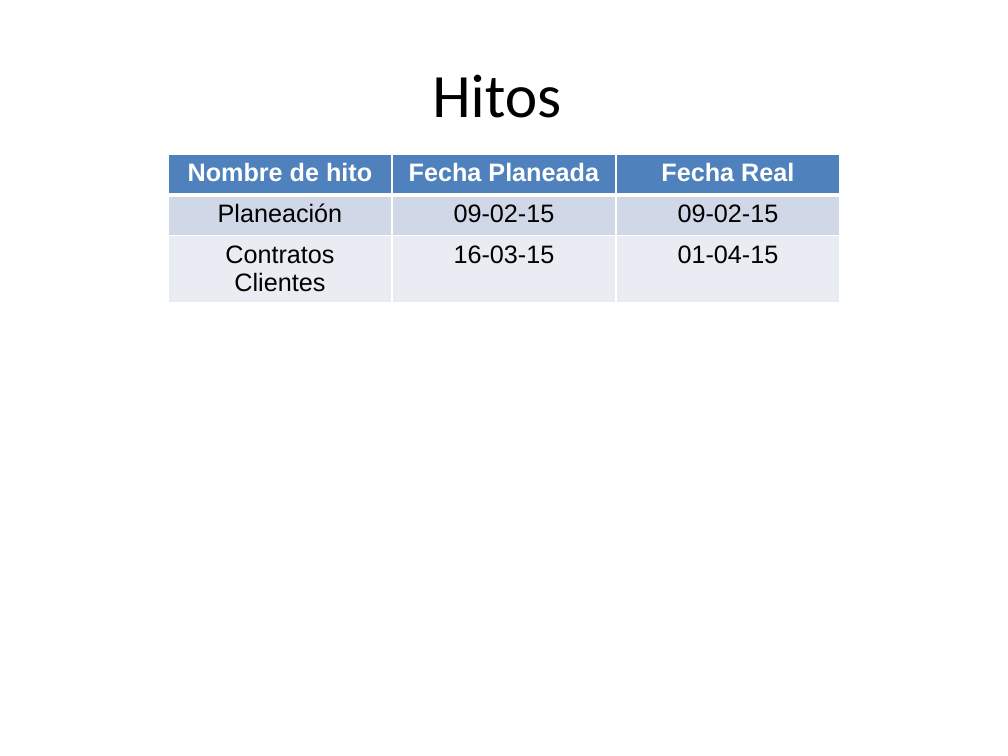
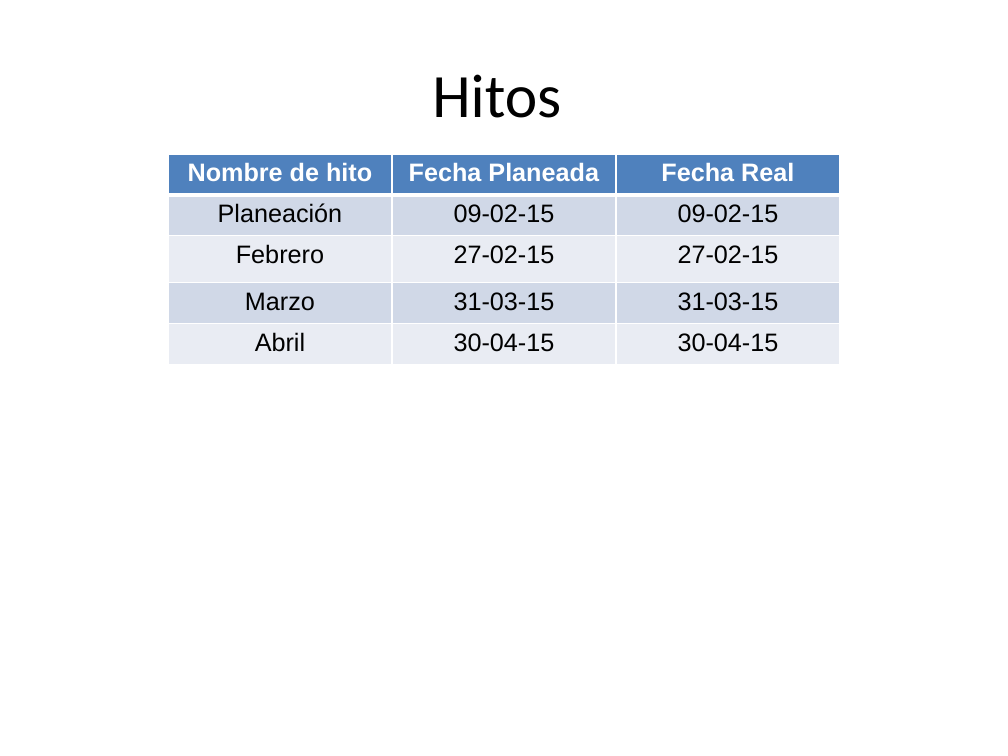
Before and after one commit to jovannyzepeda/qtp, a slide deck: slide 2 of qualtcom/Organizacional/Medicion y Monitoreo/Reporte Monitoreo-150430.pptx. Drawn at 1008x756 pixels with LibreOffice and Linux fonts; fonts in the diff are those of the drawing; background and template pictures are left out. Boxes give left, top, right and bottom in pixels: in the first picture for what was removed or moved away, otherwise in the second. Text is boxed around its words. In the diff, an @@ line names an element or a change of style, - is before the commit and + after.

Commit message:
Actualizacion de Hitos Abril

```diff
--- a/qualtcom/Organizacional/Medicion y Monitoreo/Reporte Monitoreo-150430.pptx
+++ b/qualtcom/Organizacional/Medicion y Monitoreo/Reporte Monitoreo-150430.pptx
@@ table at (168,154,840,365) @@
-row 3: Contratos Clientes | 16-03-15 | 01-04-15
+row 3: Febrero | 27-02-15 | 27-02-15
+row 4: Marzo | 31-03-15 | 31-03-15
+row 5: Abril | 30-04-15 | 30-04-15
```
